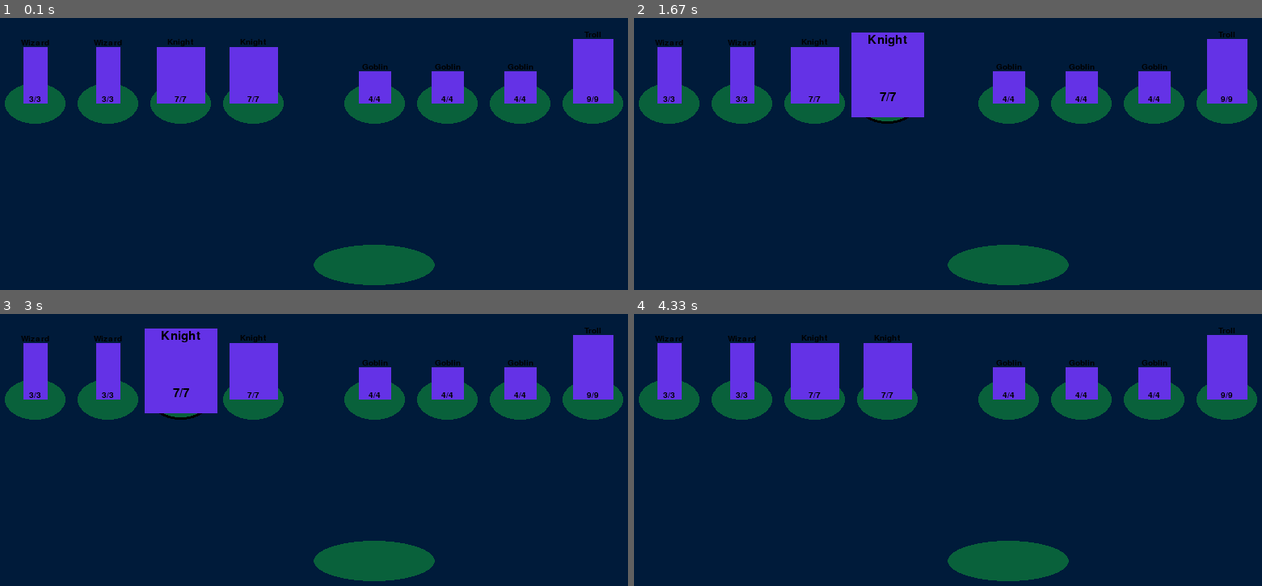
Above: before the commit, frames 1-4 (two rows, left to right).
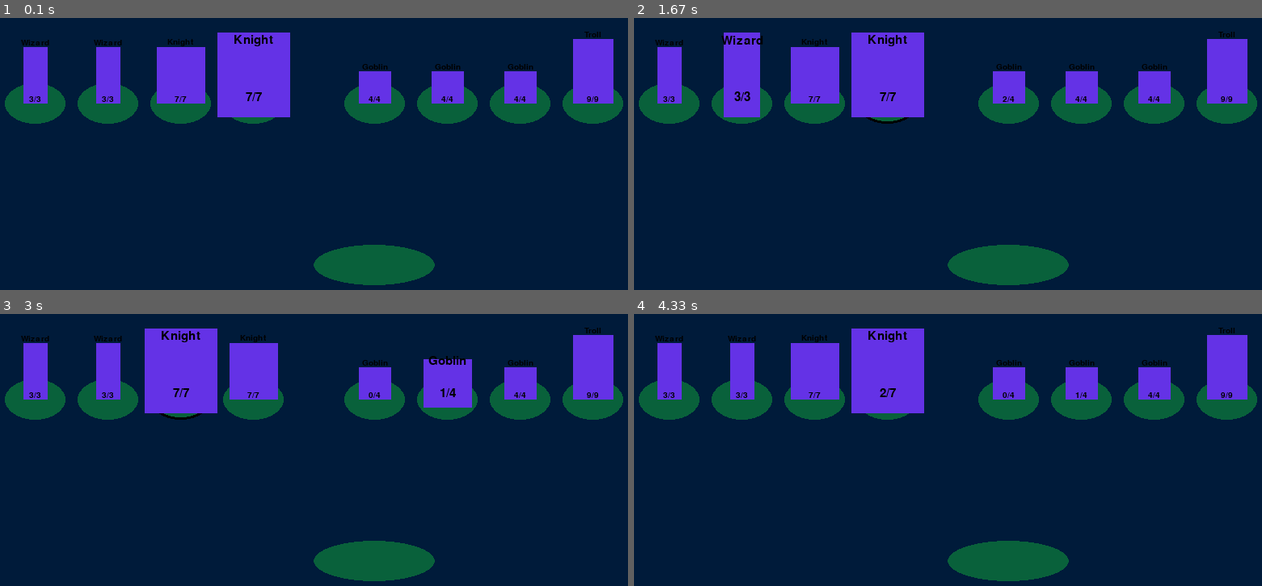
Above: after the commit, the same moments.

Repository: ENorell/RogueTroupe
Game: pygame game, started from test_rooms/combat_simulation.py
The game is run twice, just before and just after one commit, with the same random seed, the same clock (stepped at 60 frames per second) and the same inputs.
Inputs (mouse positions are in pixels of both pictures, inside the frame that each line leads up to):
- Up to frame 1 (0.1 s): no input
- Up to frame 2 (1.67 s): click (1010, 265) at 0.38 s; click "3/3" at 0.72 s; press the mouse at (885, 102) at 1.03 s; move the mouse to (872, 42) at 1.13 s; release the mouse at (outside the picture) at 1.27 s; press the mouse at (1155, 102) at 1.37 s; move the mouse to (1029, 105) at 1.47 s; release the mouse at (910, 107) at 1.6 s
- Up to frame 3 (3 s): press the mouse at (251, 398) at 1.7 s; move the mouse to (282, 422) at 1.8 s; release the mouse at (307, 447) at 1.93 s; click (157, 382) at 2.05 s; press the mouse at (376, 561) at 2.37 s; move the mouse to (301, 433) at 2.47 s; release the mouse at (outside the picture) at 2.6 s; press the mouse at (182, 398) at 2.7 s; move the mouse to (182, 409) at 2.8 s; release the mouse at (182, 420) at 2.93 s
- Up to frame 4 (4.33 s): press the mouse at (1010, 561) at 3.03 s; move the mouse to (878, 471) at 3.13 s; release the mouse at (753, 384) at 3.27 s; press the mouse at (1155, 398) at 3.37 s; move the mouse to (1086, 409) at 3.47 s; release the mouse at (1023, 420) at 3.6 s; press the mouse at (1155, 398) at 3.7 s; move the mouse to (998, 395) at 3.8 s; release the mouse at (841, 390) at 3.93 s; press the mouse at (1010, 561) at 4.03 s; move the mouse to (1010, 466) at 4.13 s; release the mouse at (1010, 371) at 4.27 s

The runs differ from the first frame. In frame 1, 2.0% of the frame differs, in the area x 34-47%, y 5-37%; in frame 2, 1.1%; in frame 3, 0.8%; in frame 4, 2.1%, in the area x 34-72%, y 5-37%.

Commit message:
Added objective oriented approach to combat phases

Diff:
--- a/test_rooms/combat_simulation.py
+++ b/test_rooms/combat_simulation.py
@@ -6,10 +6,10 @@
 from engine import PygameEngine
 from renderer import PygameRenderer
 
-from character import KnightCharacter, WizardCharacter, GoblinCharacter, TrollCharacter, draw_character, draw_text
+from character import KnightCharacter, WizardCharacter, GoblinCharacter, TrollCharacter, Character, draw_character, draw_text
 from character_slot import CharacterSlot, draw_slot
 from typing import Optional
-from settings import DISPLAY_WIDTH, DISPLAY_HEIGHT
+from settings import DISPLAY_WIDTH, DISPLAY_HEIGHT, GAME_FPS
 from interactable import Interactable
 
 DISTANCE_BETWEEN_SLOTS = 15
@@ -17,9 +17,104 @@
 SLOT_HEIGHT = round(DISPLAY_HEIGHT / 2)
 
 
+class BattlePhase: #not used now, but might be necessary later if there are several components to a turn
+
+    @property
+    def is_done(self) -> bool:
+        ...
+
+
+class Delay:
+    def __init__(self, delay_time_s: float) -> None:
+        self.delay_time_s = delay_time_s
+        self.frame_counter: int = 0
+
+    def tick(self):
+        self.frame_counter += 1
+
+    @property
+    def is_done(self) -> bool:
+        return self.frame_counter / GAME_FPS >= self.delay_time_s
+
+
+class BattleTurn:
+    def __init__(self, character: Character, ally_slots: list[CharacterSlot], enemy_slots: list[CharacterSlot]) -> None:#, phases: list[BattlePhase]) -> None:
+        #self.phases = phases
+        self.character = character
+        self.is_done = False
+        self.delay = Delay(0.5)
+        self.ally_slots = ally_slots
+        self.enemy_slots = enemy_slots
+
+    def determine_target(self) -> None:
+        relative_enemies: list[CharacterSlot] = self.ally_slots if self.character in [slot.content for slot in self.enemy_slots] else self.enemy_slots
+        self.target_character: Character = [slot.content for slot in relative_enemies if slot.content and not slot.content.is_dead()][0]
+
+    def start_turn(self) -> None:
+        if self.character.is_dead():
+            self.is_done = True
+            return
+        #Start of turn effects
+        self.determine_target()
+
+    def loop(self) -> None:
+        if not self.delay.is_done:
+            self.delay.tick()
+            return
+
+        self.target_character.damage_health(self.character.damage)
+        self.is_done = True
+
+
+class BattleRound:
+    def __init__(self, ally_slots: list[CharacterSlot], enemy_slots: list[CharacterSlot] ) -> None:#, turn_order: list[BattleTurn]) -> None:
+        self.ally_slots = ally_slots
+        self.enemy_slots = enemy_slots
+        self.turn_order = self.get_turn_order()
+        self.current_turn: BattleTurn = self.turn_order[0]
+        self.current_turn.start_turn()
+        self.is_done = False
+
+
+    def get_turn_order(self) -> list[BattleTurn]:
+        characters: list[Character] = []
+        for slot in self.ally_slots+self.enemy_slots:
+            if not slot.content or slot.content.is_dead():
+                continue
+            characters.append(slot.content)
+
+        return [BattleTurn(character, self.ally_slots, self.enemy_slots) for character in characters]
+
+
+    def start_round(self) -> None:
+        pass
+
+    def next_round(self) -> None:
+        self.turn_order.remove(self.current_turn)
+        if len(self.turn_order) == 0:
+            self.is_done = True
+            return
+
+        self.current_turn = self.turn_order[0]
+        self.current_turn.start_turn()
+
+    def loop(self) -> None:
+        if self.current_turn.is_done:
+            self.next_round()
+            return
+
+        self.current_turn.loop()
+
+
+
 class Button(Interactable):
     width_pixels: int = 150
     height_pixels: int = 50
+
+
+def is_everyone_dead(slots: list[CharacterSlot]):
+    characters_alive: list[Character] = [slot.content for slot in slots if slot.content and not slot.content.is_dead() ]
+    return not bool( characters_alive )
 
 
 class MockGame:
@@ -48,6 +143,8 @@
 
         self.is_combat: bool = False
 
+        self.current_round = BattleRound(self.ally_slots, self.enemy_slots)
+
 
     def loop(self, user_input: UserInput) -> None:
         self.start_combat_button.refresh(user_input.mouse_position)
@@ -59,8 +156,19 @@
 
         if not self.is_combat: return
 
-
-
+        if not self.current_round.is_done:
+            self.current_round.loop()
+            return
+
+        if is_everyone_dead(self.ally_slots):
+            print("you lost")
+            self.is_combat = False
+        elif is_everyone_dead(self.enemy_slots):
+            print("you won")
+            self.is_combat = False
+        else:
+            self.current_round = BattleRound(self.ally_slots, self.enemy_slots)
+            self.current_round.start_round()
 
 
 
@@ -80,7 +188,9 @@
 
             if not slot.content: continue
 
-            scale_ratio = 1.5 if slot.is_hovered else 1
+            is_acting = loopable.current_round.current_turn.character == slot.content
+
+            scale_ratio = 1.5 if slot.is_hovered or is_acting else 1
 
             draw_character(self.frame, slot.center_coordinate, slot.content, scale_ratio = scale_ratio)
 
